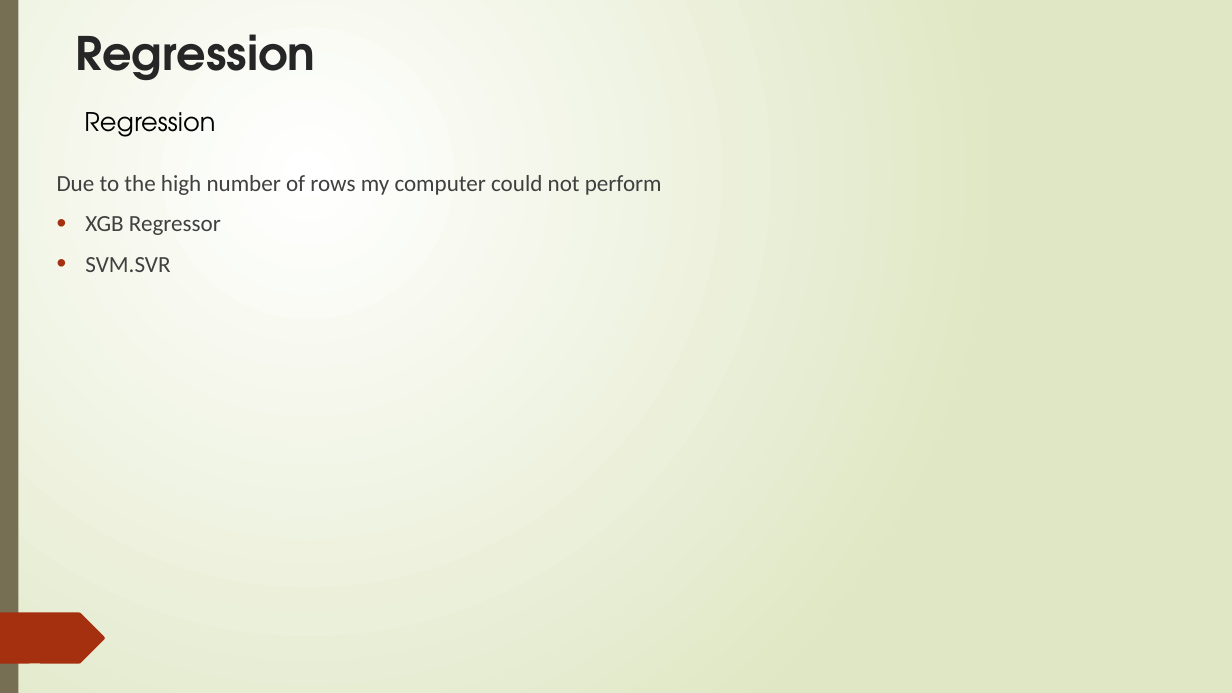
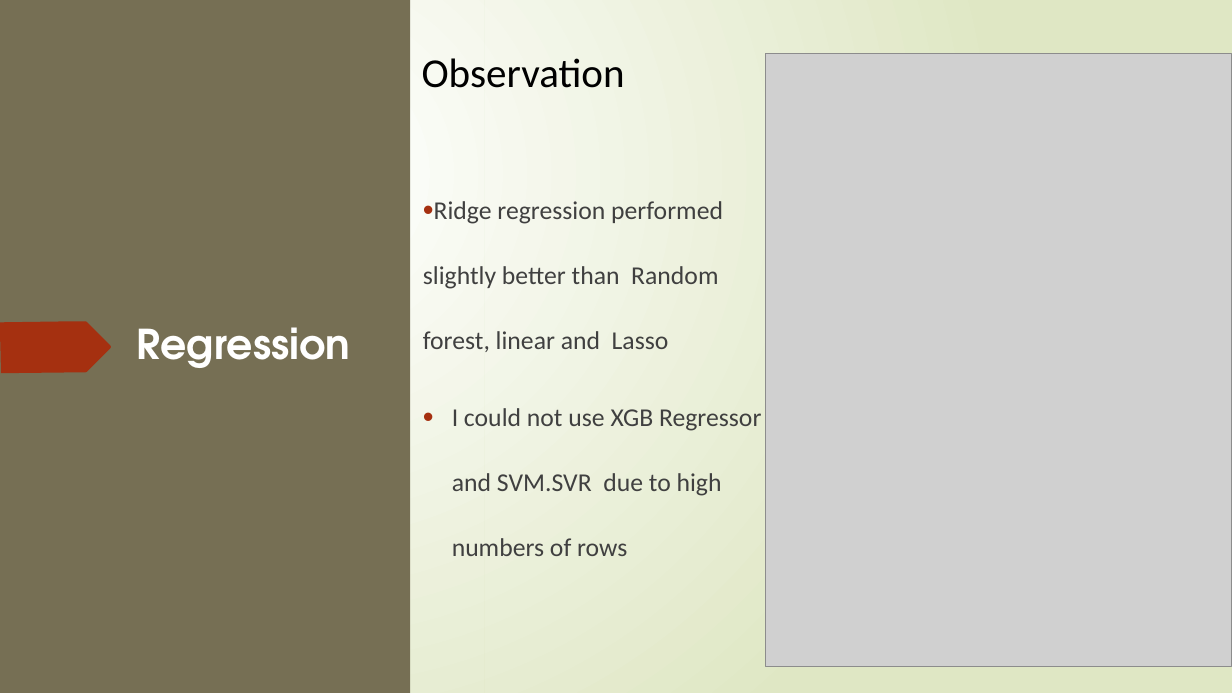
Before and after one commit to rwadisaputro/lhl_midterm_project, a slide deck: slide 12 of Project1-5.pptx. Drawn at 1232x693 pixels with LibreOffice and Linux fonts; fonts in the diff are those of the drawing; grey boxes stand for pictures. Boxes give left, top, right and bottom in pixels: in the first picture for what was removed or moved away, otherwise in the second. Text is boxed around its words. In the diff, an @@ line names an element or a change of style, - is before the commit and + after.

Commit message:
presentation

```diff
--- a/Project1-5.pptx
+++ b/Project1-5.pptx
@@ rectangle added at (x1=0, y1=0, x2=410, y2=693), fill #766F54 @@
@@ rectangle resized from (x1=0, y1=0, x2=1232, y2=693) to (x1=484, y1=0, x2=1232, y2=693) @@
@@ text added at (x1=422, y1=58, x2=625, y2=88), 32 pt, text #000000 @@
+Observation
@@ picture added at (x1=766, y1=54, x2=1232, y2=666) @@
@@ text removed at (x1=84, y1=112, x2=215, y2=137) @@
-Regression
@@ text removed at (x1=57, y1=175, x2=662, y2=272) @@
-Due to the high number of rows my computer could not perform
-• XGB Regressor
-• SVM.SVR
@@ text added at (x1=423, y1=201, x2=761, y2=556), 20 pt, text #404040 @@
+• Ridge regression performed slightly better than Random forest, linear and Lasso
+• I could not use XGB Regressor and SVM.SVR due to high numbers of rows
@@ freeform shape resized from (x1=0, y1=613, x2=105, y2=664) to (x1=0, y1=322, x2=111, y2=373) @@
@@ text "Regression" moved from (x1=75, y1=34, x2=315, y2=80) to (x1=137, y1=327, x2=350, y2=368) @@
@@ text "Regression" at (x1=137, y1=327, x2=350, y2=368): size 36 to 32 pt, text colour #262626 to #FFFFFF @@
@@ group removed at (x1=10, y1=141, x2=288, y2=660): 5 freeform shapes @@
@@ group removed at (x1=10, y1=141, x2=288, y2=660): 5 freeform shapes @@
@@ group removed at (x1=47, y1=130, x2=240, y2=667): 7 freeform shapes @@
```
Also in this commit, not shown: 7 other slides changed, 1 slide added.
